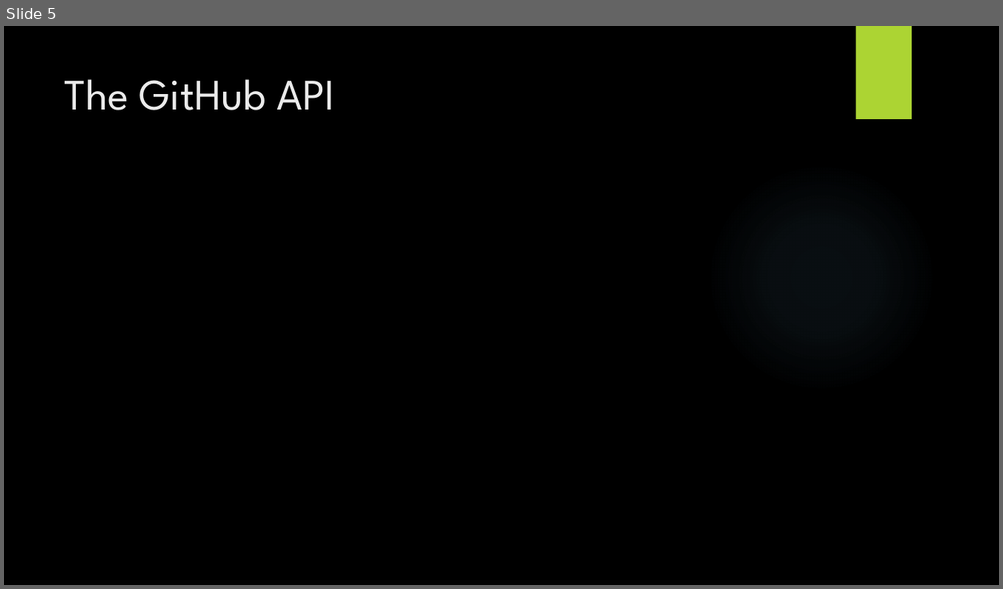
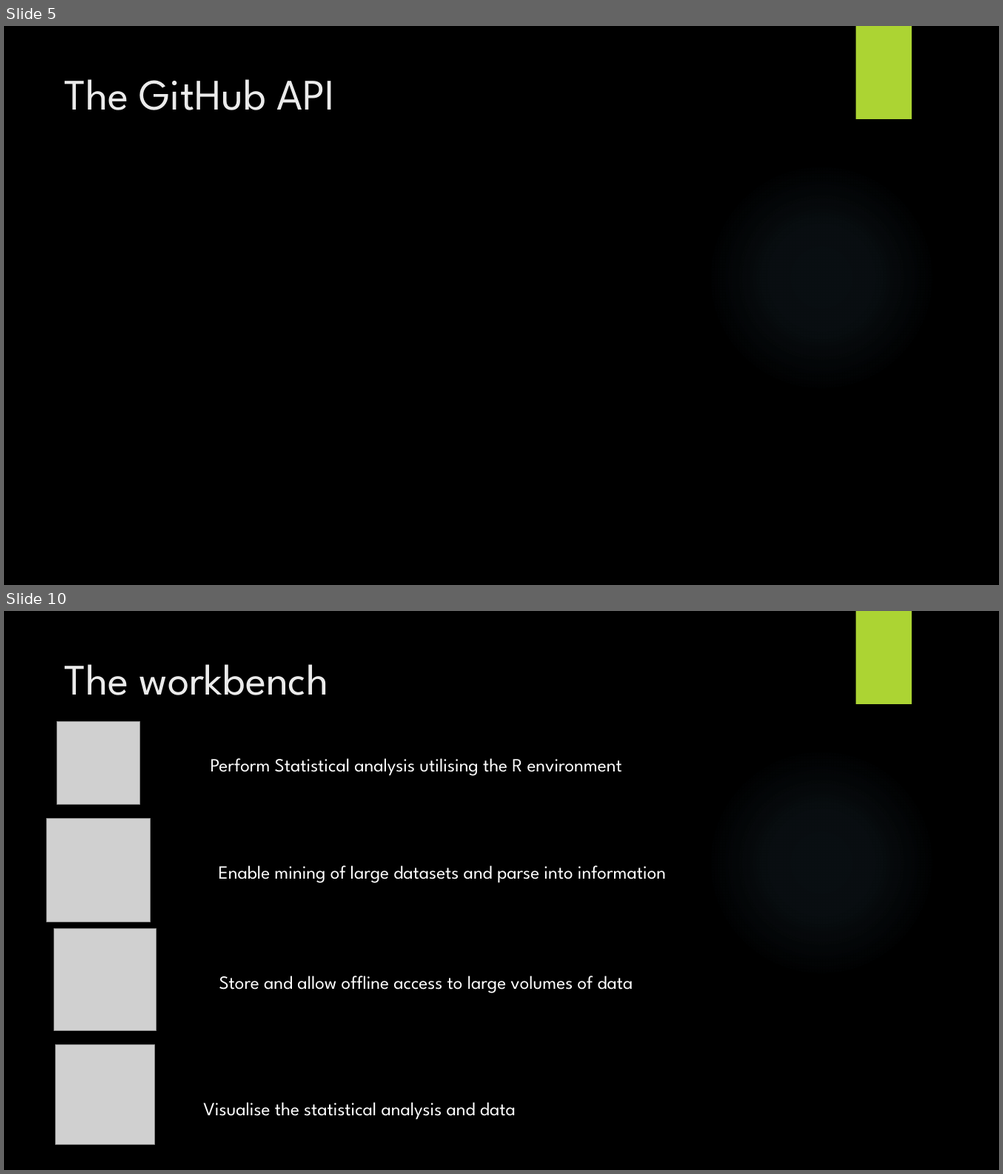
Before and after one commit to jordantoaster/Jordans-Repo, a slide deck: Research And Development Project/Documents/Resources/Presentation/PresentationLehman.pptx. Shown one above the other, each under a label of ours: slide 5 before the commit, slides 5 and 10 after it; the slides between them are not shown. The pictures are 1003x589 and 1003x1174 pixels, drawn with LibreOffice and Linux fonts; fonts in the diff are those of the drawing; grey boxes stand for pictures; background and template pictures are left out. Boxes give left, top, right and bottom in pixels: in the first picture for what was removed or moved away, otherwise in the second. Text is boxed around its words. In the diff, an @@ line names an element or a change of style, - is before the commit and + after.

```diff
--- a/Research And Development Project/Documents/Resources/Presentation/PresentationLehman.pptx
+++ b/Research And Development Project/Documents/Resources/Presentation/PresentationLehman.pptx
@@ slide 10 added at box(4, 611, 999, 1170), background picture (left out); not listed: 2 template elements that a slide beside it also shows @@
@@ title added at box(64, 664, 328, 695), 42 pt, text #EBEBEB @@
+The workbench
@@ picture added at box(57, 721, 140, 804) @@
@@ text added at box(210, 758, 622, 776), 18 pt, text #FFFFFF @@
+Perform Statistical analysis utilising the R environment
@@ picture added at box(46, 818, 151, 922) @@
@@ text added at box(219, 866, 666, 883), 18 pt, text #FFFFFF @@
+Enable mining of large datasets and parse into information
@@ picture added at box(54, 930, 156, 1031) @@
@@ text added at box(219, 976, 633, 994), 18 pt, text #FFFFFF @@
+Store and allow offline access to large volumes of data
@@ picture added at box(56, 1045, 155, 1145) @@
@@ text added at box(203, 1102, 515, 1120), 18 pt, text #FFFFFF @@
+Visualise the statistical analysis and data
```
Also in this commit, not shown: 1 slide changed, 10 other slides added, 1 slide removed.
